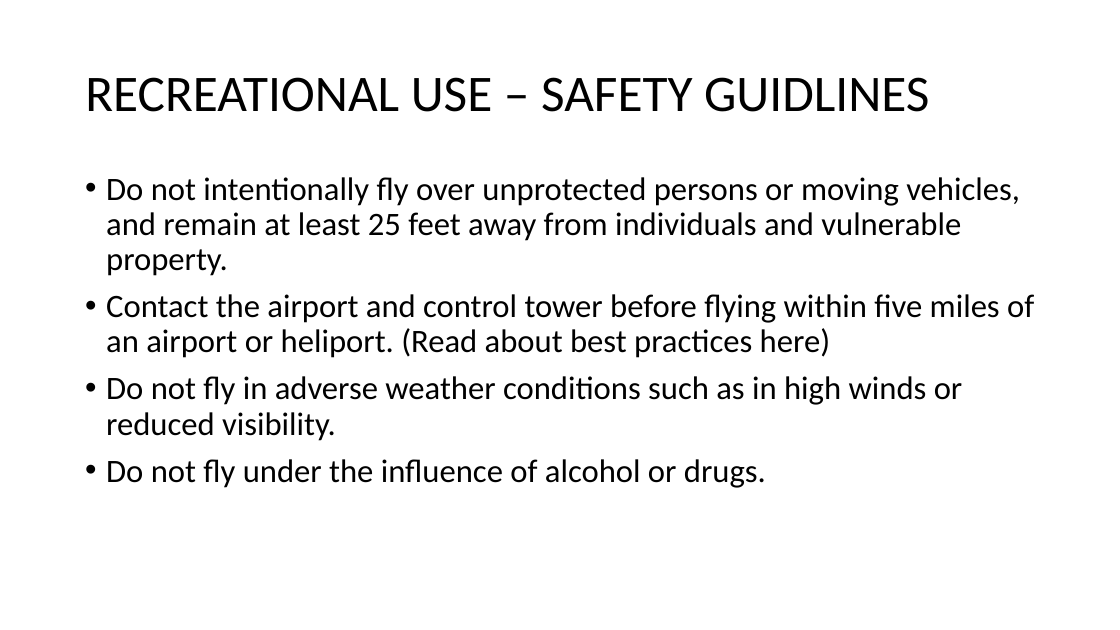
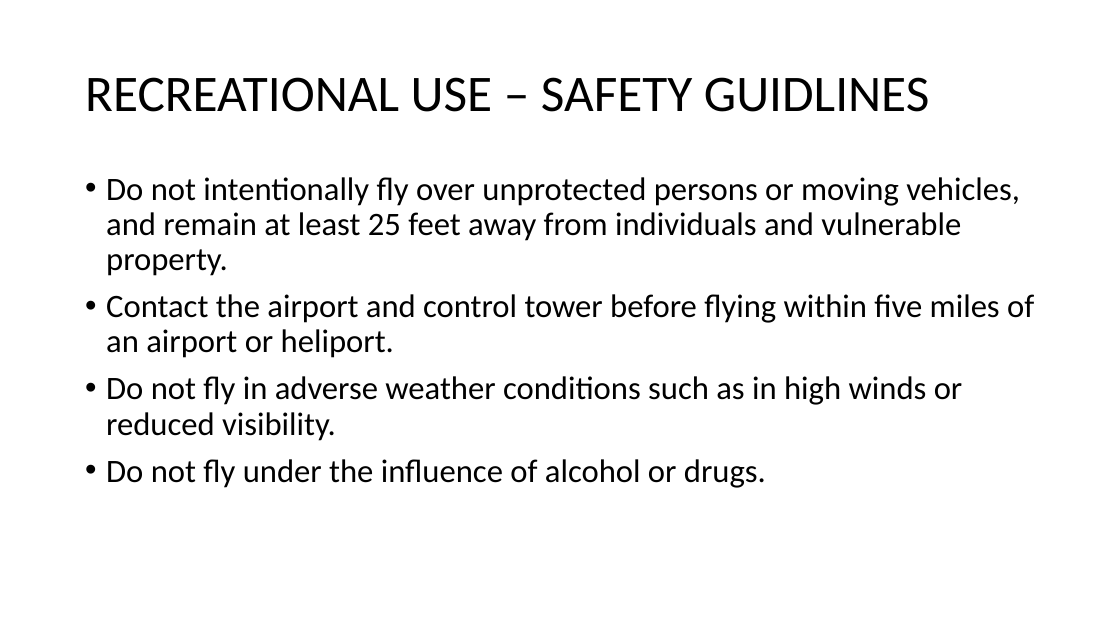
Before and after one commit to ncsu-geoforall-lab/uav-lidar-analytics-course, a slide deck: slide 4 of lectures/rules.ppt. Drawn at 1120x630 pixels with LibreOffice and Linux fonts; fonts in the diff are those of the drawing. Boxes give left, top, right and bottom in pixels: in the first picture for what was removed or moved away, otherwise in the second. Text is boxed around its words. In the diff, an @@ line names an element or a change of style, - is before the commit and + after.

```diff
--- a/lectures/rules.ppt
+++ b/lectures/rules.ppt
@@ text at (x1=106, y1=294, x2=1034, y2=358): text changed @@
-• Contact the airport and control tower before flying within five miles of an airport or heliport. (Read about best practices here)
+• Contact the airport and control tower before flying within five miles of an airport or heliport.
```
Also in this commit, not shown: 10 other slides changed, 2 slides added, 11 other files.
